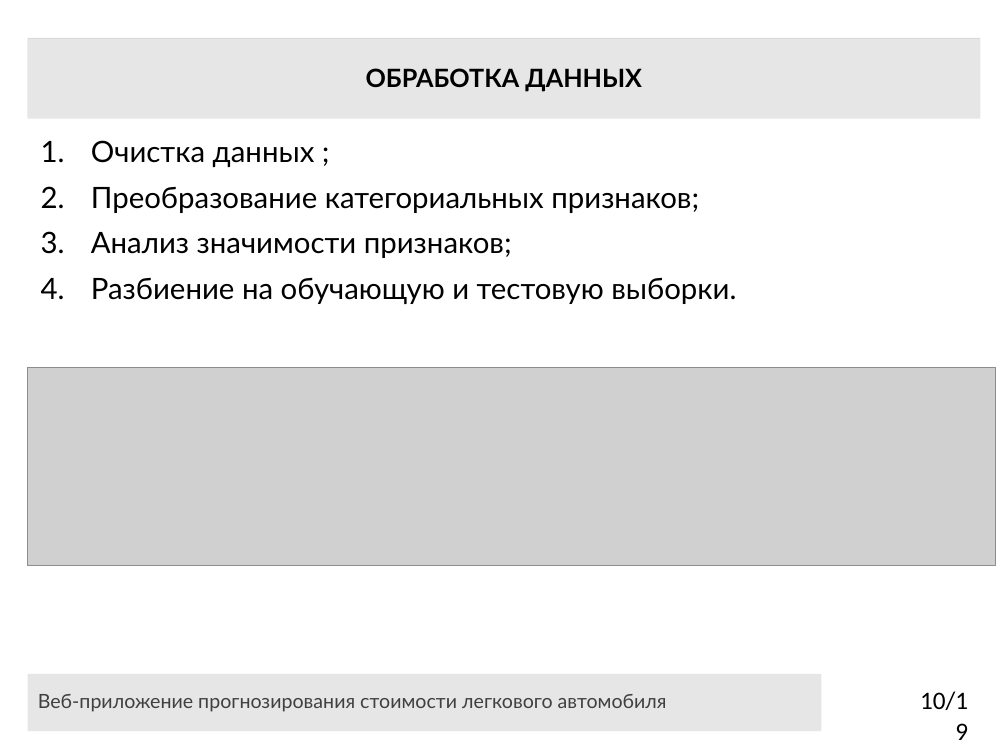
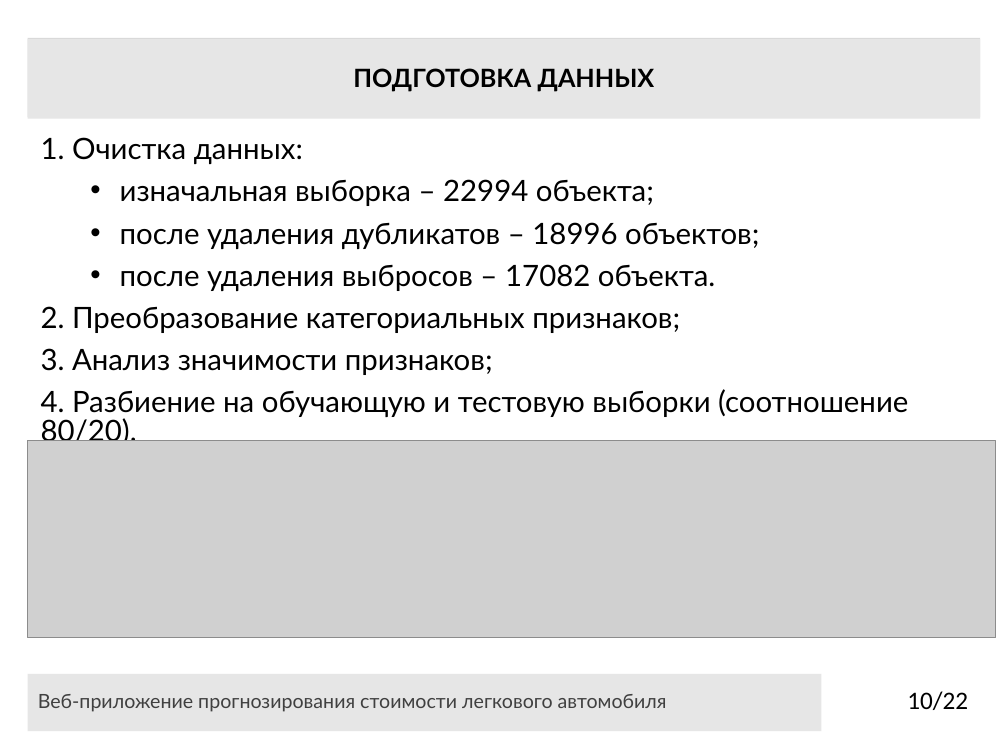
Before and after one commit to CallBan/ssau, a slide deck: slide 10 of 4 курс/2 семестр/ВКР/Презентация_Колбанов_6401.pptx. Drawn at 1008x756 pixels with LibreOffice and Linux fonts; fonts in the diff are those of the drawing; grey boxes stand for pictures. Boxes give left, top, right and bottom in pixels: in the first picture for what was removed or moved away, otherwise in the second. Text is boxed around its words. In the diff, an @@ line names an element or a change of style, - is before the commit and + after.

```diff
--- a/4 курс/2 семестр/ВКР/Презентация_Колбанов_6401.pptx
+++ b/4 курс/2 семестр/ВКР/Презентация_Колбанов_6401.pptx
@@ title at (353, 68, 655, 91): text changed @@
-ОБРАБОТКА ДАННЫХ
+ПОДГОТОВКА ДАННЫХ
@@ text at (41, 137, 908, 446): text changed @@
-1. Очистка данных ;
-2. Преобразование категориальных признаков;
-3. Анализ значимости признаков;
-4. Разбиение на обучающую и тестовую выборки.
+1. Очистка данных:
+• изначальная выборка – 22994 объекта;
+• после удаления дубликатов – 18996 объектов;
+• после удаления выбросов – 17082 объекта.
+2. Преобразование категориальных признаков;
+3. Анализ значимости признаков;
+4. Разбиение на обучающую и тестовую выборки (соотношение 80/20).
@@ picture: place and size @@
-picture at (28, 368, 997, 565)
+picture at (28, 440, 997, 638)
@@ page number at (907, 691, 968, 710): text changed @@
-10/19
+10/22
```
Also in this commit, not shown: 8 other slides changed, 4 slides added, 1 slide removed, 5 other files.
